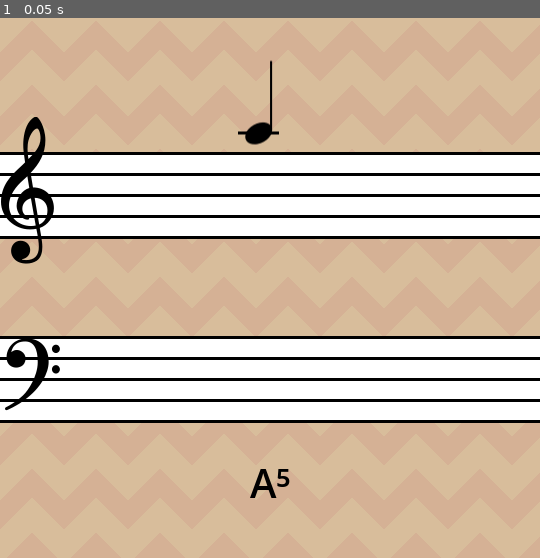
Above: before the commit, frame 1.
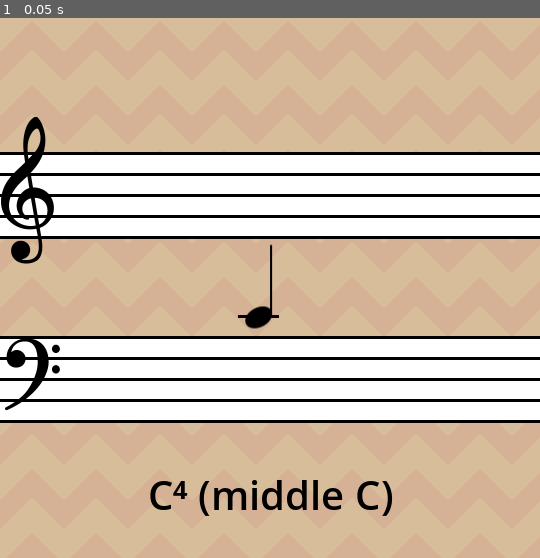
Above: after the commit, the same moment.

Repository: ChargeIn/PianoLearner
Game: Godot game, scene res://scenes/type_game/type_game.tscn
Same seed, same stepped clock (60 frames per second), same inputs: the game is played once before the commit and once after it. This scene is started directly instead of the project's main scene.
Inputs:
- Up to frame 1 (0.05 s): no input

The runs differ from the first frame. In frame 1, 1.5% of the frame differs, in the area x 27-73%, y 7-93%.

Commit message:
Added bass note spawn

Diff:
--- a/godot/scenes/type_game/note/note.gd
+++ b/godot/scenes/type_game/note/note.gd
@@ -1,25 +1,27 @@
 extends Sprite2D
 
 @export var noteType: int
+@export var isBassNote: bool
 
 @export var helper_line: PackedScene = preload("res://scenes/type_game/note/helper_line.tscn")
 
 var linePosition = 0
 var lineHeight = 10.5 # line height 18 px  + 3 px line it self  => 21px / 2
-const zero_position = 384
+const zero_position_violin = 384
+const zero_position_bass = 258
 
 var helper_lines = []
 
-func init(type: int) -> void:
+func init(type: int, is_bass_note: bool) -> void:
 	noteType = type
-	initNoteFromeType(type)
+	isBassNote = is_bass_note
+	initNoteFromeType(type, is_bass_note)
 
 func move(x: int, y: int) -> void:
 	position += Vector2(x, y - linePosition * lineHeight)
 
-func initNoteFromeType(type: int) -> void:
+func initNoteFromeType(type: int, is_bass: bool) -> void:
 	# one octave is an increment of 12 ( 7 white keys and 5 black)
-	# Violin clef starts at 60
 	var violinBase: int = type
 	var octave: int = violinBase / 12
 	var rest: int = violinBase - octave * 12
@@ -39,35 +41,58 @@
 	if rest > 10:
 		linePosition = octave * 7 + 6
 
-	position = Vector2(0, zero_position)
+	position = Vector2(0, zero_position_bass if is_bass else zero_position_violin)
 
 	# spawn helper lines if needed
-	if type >= 84:
-		spawnHelperLine(0)
-		spawnHelperLine(2)
-	elif type >= 83:
-		spawnHelperLine(1)
-	elif type >= 81:
-		spawnHelperLine(0)
-	if type <= 54:
-		spawnHelperLine(-4)
-		spawnHelperLine(-2)
-		spawnHelperLine(0)
-	elif type <= 56:
-		spawnHelperLine(-3)
-		spawnHelperLine(-1)
-	elif type <= 58:
-		spawnHelperLine(-2)
-		spawnHelperLine(0)
-	elif type <= 59:
-		spawnHelperLine(-1)
-	elif type <= 60:
-		spawnHelperLine(0)
+	if is_bass:
+		if type >= 64:
+			spawnHelperLine(0)
+			spawnHelperLine(2)
+		elif type >= 62:
+			spawnHelperLine(1)
+		elif type >= 60:
+			spawnHelperLine(0)
+		if type <= 34:
+			spawnHelperLine(-4)
+			spawnHelperLine(-2)
+			spawnHelperLine(0)
+		elif type <= 35:
+			spawnHelperLine(-3)
+			spawnHelperLine(-1)
+		elif type <= 37:
+			spawnHelperLine(-2)
+			spawnHelperLine(0)
+		elif type <= 39:
+			spawnHelperLine(-1)
+		elif type <= 40:
+			spawnHelperLine(0)
+	else:
+		if type >= 84:
+			spawnHelperLine(0)
+			spawnHelperLine(2)
+		elif type >= 83:
+			spawnHelperLine(1)
+		elif type >= 81:
+			spawnHelperLine(0)
+		if type <= 54:
+			spawnHelperLine(-4)
+			spawnHelperLine(-2)
+			spawnHelperLine(0)
+		elif type <= 56:
+			spawnHelperLine(-3)
+			spawnHelperLine(-1)
+		elif type <= 58:
+			spawnHelperLine(-2)
+			spawnHelperLine(0)
+		elif type <= 59:
+			spawnHelperLine(-1)
+		elif type <= 61:
+			spawnHelperLine(0)
 
 
 func spawnHelperLine(line: int) -> void:
 	var sprite: Sprite2D = helper_line.instantiate()
-	sprite.position = Vector2(-12, 47 + line * lineHeight)
+	sprite.position = Vector2(-12, 46.5 + line * lineHeight)
 	helper_lines.push_back(sprite)
 	add_child(sprite)
 
--- a/godot/scenes/type_game/type_game.gd
+++ b/godot/scenes/type_game/type_game.gd
@@ -13,7 +13,7 @@
 }
 
 const LOWEST_VIOLIN_NOTE = 57
-const LOWEST_BASS_NOTE = 25;
+const LOWEST_BASS_NOTE = 36;
 
 var spawn_range = 24
 var last_spwaned_note = -1
@@ -28,29 +28,39 @@
 func _spawn_note() -> void:
 	for n in spawned_notes:
 		violin_line.remove_child(n)
+		bass_line.remove_child(n)
 
 	spawned_notes.clear()
 
 	var new_note = note_scene.instantiate()
-	new_note.init(generate_note())
-	new_note.move(size.x /2, violin_note_spawn.position.y)
-	violin_line.add_child(new_note)
+
+	var test_bass = randi_range(0, 1)
+	var is_bass = test_bass == 0
+	new_note.init(generate_note(is_bass), is_bass)
+
+	if is_bass:
+		new_note.move(size.x /2, bass_note_spawn.position.y)
+		bass_line.add_child(new_note)
+	else:
+		new_note.move(size.x /2, violin_note_spawn.position.y)
+		violin_line.add_child(new_note)
+
 	spawned_notes.push_back(new_note)
-
 	note_name_label.text = note_names[new_note.noteType]
 
 func _note_pressed(note: int) -> void:
 	if spawned_notes.size() == 1 && spawned_notes.get(0).noteType == note:
 		_spawn_note()
 
-func generate_note() -> int:
-	var note = LOWEST_VIOLIN_NOTE
+func generate_note(bass_note: bool) -> int:
+	var start = LOWEST_BASS_NOTE if bass_note else LOWEST_VIOLIN_NOTE
+	var note = start
 
 	if game_mode == GameMode.WHITE_NOTES_ONLY:
-		note = LOWEST_VIOLIN_NOTE + randi_range(0, spawn_range)
+		note = start + randi_range(0, spawn_range)
 
 		while is_black_note(note) || note == last_spwaned_note:
-			note = LOWEST_VIOLIN_NOTE + randi_range(0, spawn_range)
+			note = start + randi_range(0, spawn_range)
 
 	else:
 		note += randi_range(0, spawn_range)
--- a/godot/scenes/type_game/type_game.tscn
+++ b/godot/scenes/type_game/type_game.tscn
@@ -34,9 +34,9 @@
 anchor_right = 0.5
 anchor_bottom = 1.0
 offset_left = -20.0
-offset_top = -103.0
+offset_top = -91.0
 offset_right = 20.0
-offset_bottom = -48.0
+offset_bottom = -36.0
 grow_horizontal = 2
 grow_vertical = 0
 theme_override_colors/font_color = Color(0, 0, 0, 1)
